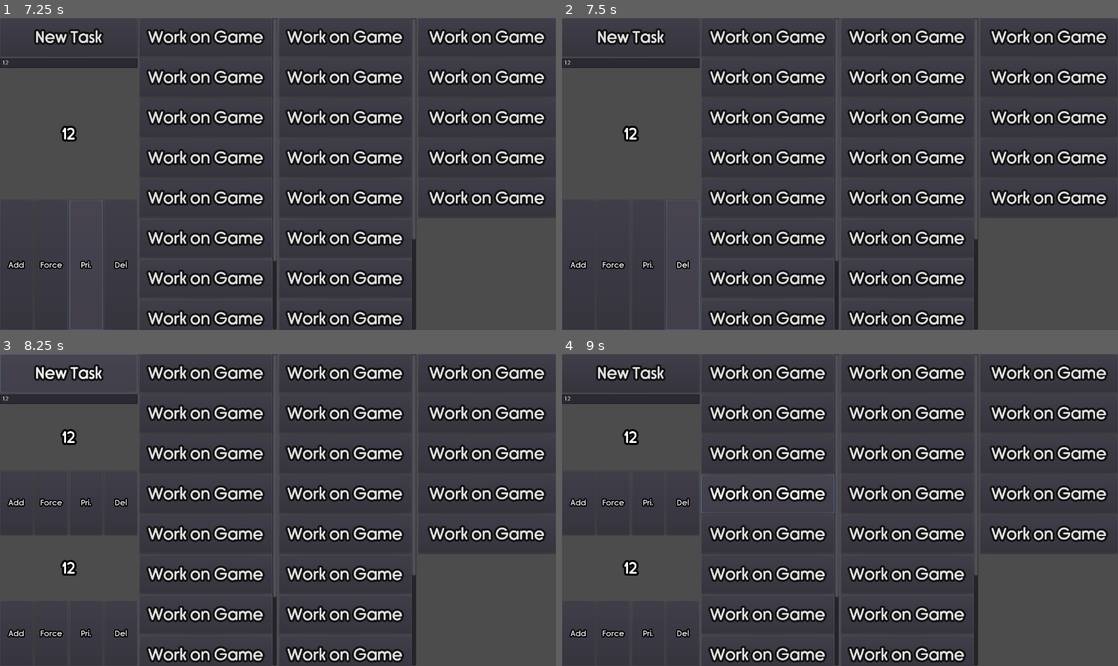
Above: before the commit, frames 1-4 (two rows, left to right).
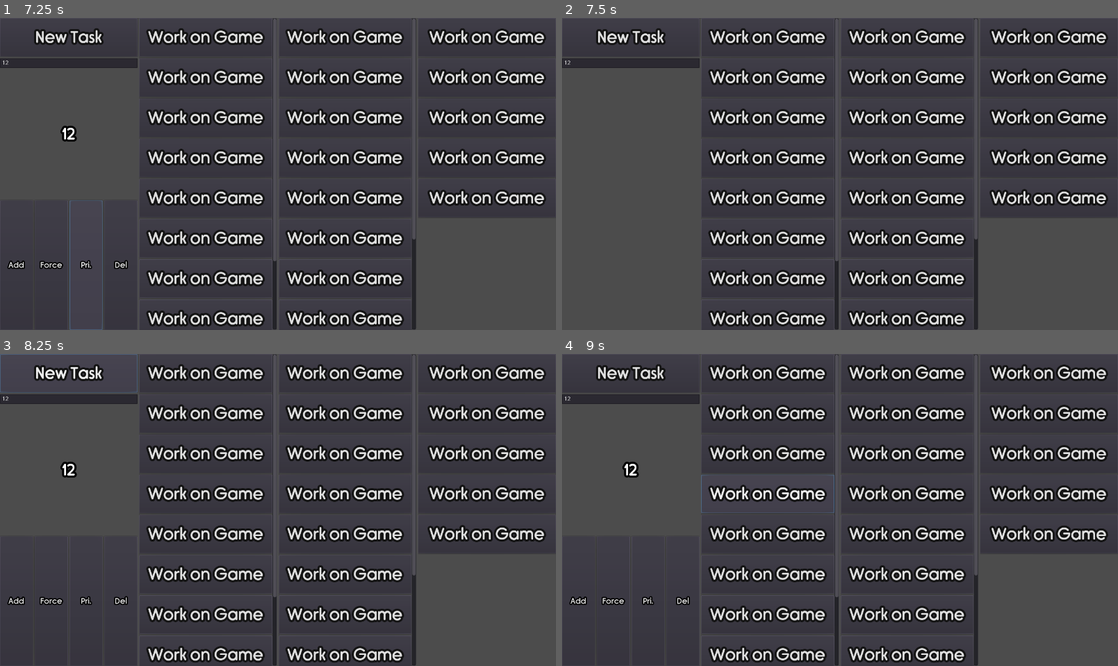
Above: after the commit, the same moments.

Repository: Tzeryushi/Daily-Driving
Game: Godot game, scene res://MainBlock.tscn
The game is run twice, just before and just after one commit, with the same random seed, the same clock (stepped at 60 frames per second) and the same inputs.
Inputs (mouse positions are in pixels of both pictures, inside the frame that each line leads up to):
- Up to frame 1 (7.25 s): click (66, 61) at 0.52 s; type "12" at 0.6 s; click "Work on Game" at 1.25 s; click "Work on Game" at 2 s; click "Work on Game" at 2.75 s; click "Work on Game" at 3.5 s; click "New Task" at 4.25 s; click "Add" at 5 s; click "Force" at 5.75 s; click "Pri." at 6.5 s
- Up to frame 2 (7.5 s): click "Del" at 7.25 s
- Up to frame 3 (8.25 s): click "New Task" at 8 s
- Up to frame 4 (9 s): click "Work on Game" at 8.75 s

Frame 1 is identical in both runs. In frame 2, 0.5% of the frame differs, in the area x 1-25%, y 34-100%; in frame 3, 1.2%, in the area x 1-24%, y 24-91%; in frame 4, 1.2%.

Commit message:
working deletions
these will have to follow linking patterns to delete elements in the daily and completed pools, I think, maybe

Diff:
--- a/Element.gd
+++ b/Element.gd
@@ -2,5 +2,14 @@
 
 onready var element_title = $Title
 
+signal destroy
+
 func set_title(title:String) -> void:
 	element_title.text = title
+
+func destroy() -> void:
+	emit_signal("destroy")
+
+
+func _on_Delete_pressed():
+	destroy() # Replace with function body.
--- a/Element.tscn
+++ b/Element.tscn
@@ -41,14 +41,14 @@
 size_flags_horizontal = 3
 size_flags_vertical = 3
 
-[node name="Button" type="Button" parent="HBoxContainer"]
+[node name="Add" type="Button" parent="HBoxContainer"]
 margin_right = 64.0
 margin_bottom = 31.0
 size_flags_horizontal = 3
 theme = SubResource( 2 )
 text = "Add"
 
-[node name="Button2" type="Button" parent="HBoxContainer"]
+[node name="Force" type="Button" parent="HBoxContainer"]
 margin_left = 68.0
 margin_right = 134.0
 margin_bottom = 31.0
@@ -56,7 +56,7 @@
 theme = SubResource( 2 )
 text = "Force"
 
-[node name="Button3" type="Button" parent="HBoxContainer"]
+[node name="Priority" type="Button" parent="HBoxContainer"]
 margin_left = 138.0
 margin_right = 202.0
 margin_bottom = 31.0
@@ -64,10 +64,12 @@
 theme = SubResource( 2 )
 text = "Pri."
 
-[node name="Button4" type="Button" parent="HBoxContainer"]
+[node name="Delete" type="Button" parent="HBoxContainer"]
 margin_left = 206.0
 margin_right = 270.0
 margin_bottom = 31.0
 size_flags_horizontal = 3
 theme = SubResource( 2 )
 text = "Del"
+
+[connection signal="pressed" from="HBoxContainer/Delete" to="." method="_on_Delete_pressed"]
--- a/ElementContainer.gd
+++ b/ElementContainer.gd
@@ -5,15 +5,14 @@
 
 export var new_element : PackedScene
 
-var element_array = []
-
 func _create_new_element(title:String) -> void:
 	var temp_element = new_element.instance()
 	pool.add_child(temp_element)
-	element_array.append(temp_element)
 	temp_element.set_title(title)
-
+	temp_element.connect("destroy", self, "_on_element_delete", [temp_element])
 
 func _on_NewElement_pressed():
 	_create_new_element(input_field.get_text())
-	print("call")
+
+func _on_element_delete(element) -> void:
+	element.queue_free()
